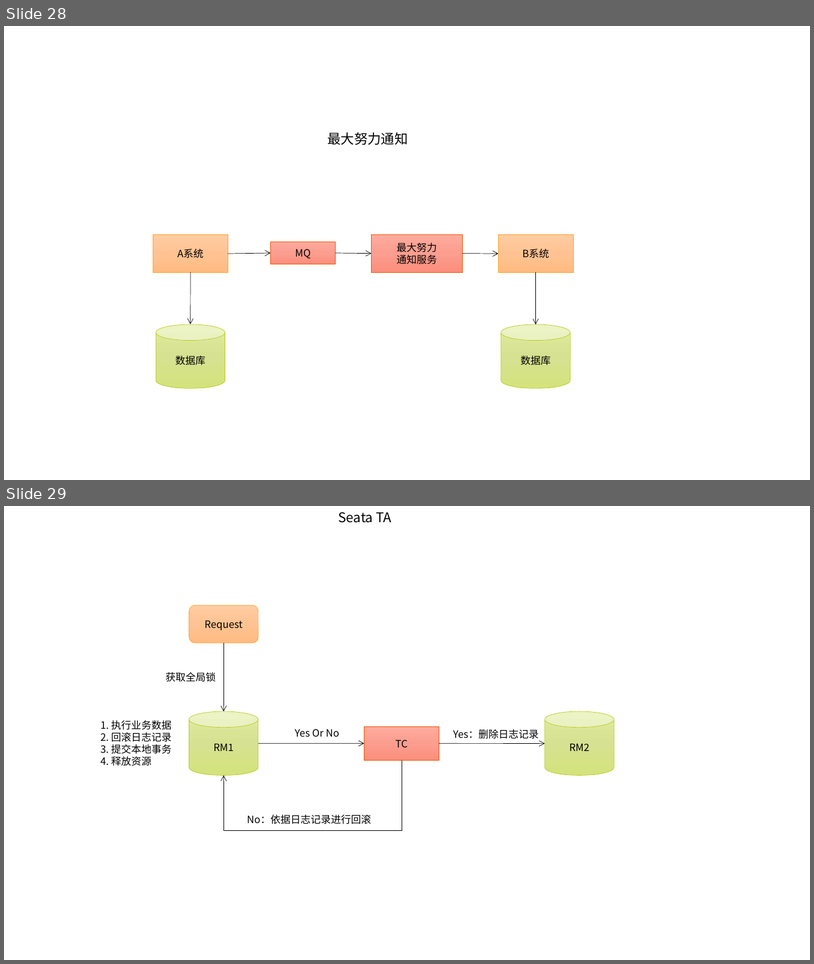
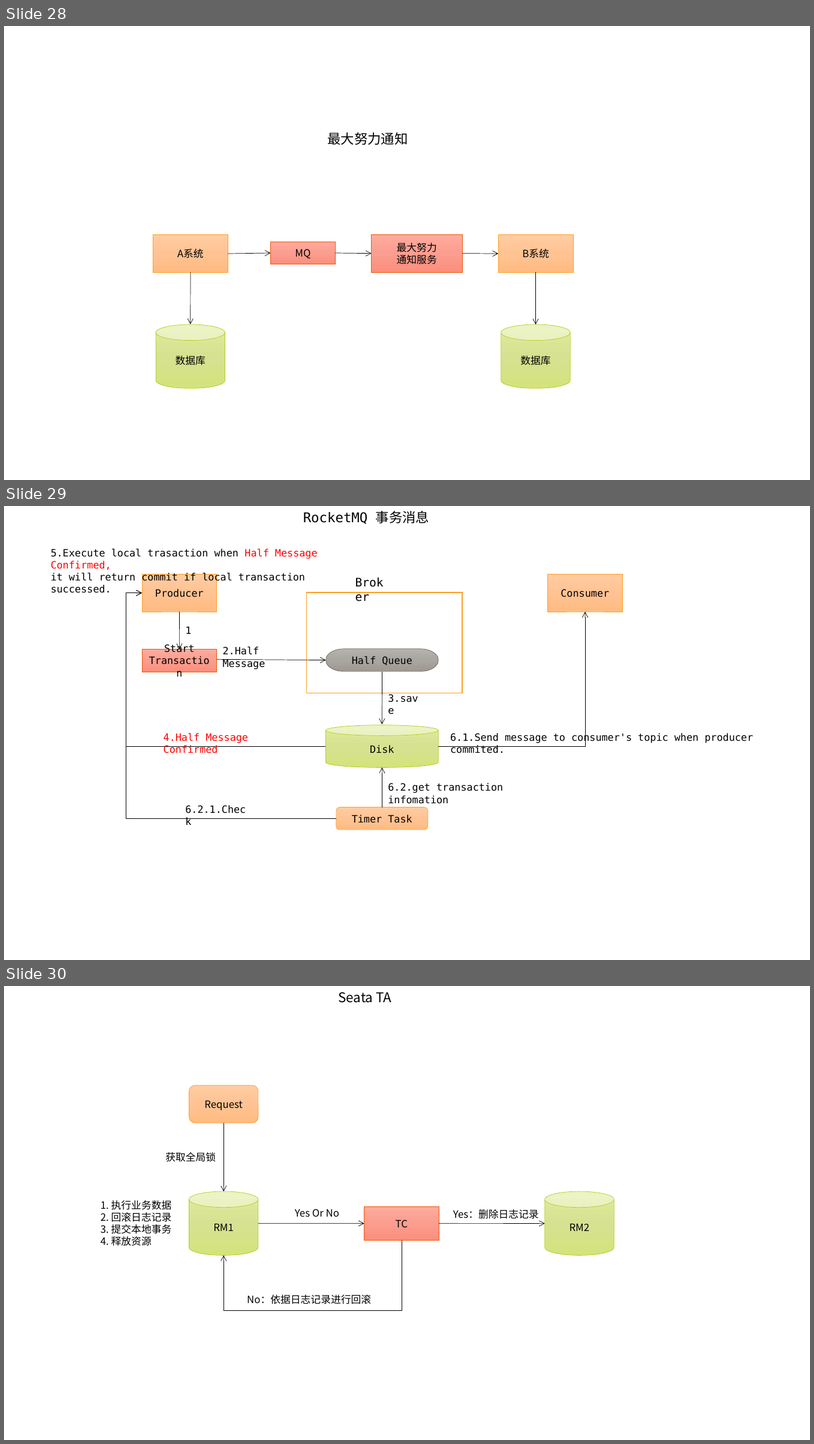
Before and after one commit to rkzlym/keith-book, a slide deck: docs/Image.pptx. Shown one above the other, each under a label of ours: slides 28 and 29 before the commit, slides 28, 29 and 30 after it. The pictures are 814x964 and 814x1444 pixels, drawn with LibreOffice and Linux fonts; fonts in the diff are those of the drawing. Boxes give left, top, right and bottom in pixels: in the first picture for what was removed or moved away, otherwise in the second. Text is boxed around its words. In the diff, an @@ line names an element or a change of style, - is before the commit and + after.

```diff
--- a/docs/Image.pptx
+++ b/docs/Image.pptx
@@ slide 29 added at [4, 506, 810, 960], background #FFFFFF @@
@@ text added at [303, 511, 429, 524], 16 pt, text #000000 @@
+RocketMQ 事务消息
@@ text added at [51, 549, 318, 593], 12 pt, text #000000 @@
+5.Execute local trasaction when Half Message Confirmed,
+it will return commit if local transaction successed.
@@ rectangle added at [142, 574, 217, 611], fill gradient #FFCDA3 to #FFC494 to #FFBC81, outline #FDA023 0.5 pt, 12 pt, text #000000 @@
+Producer
@@ text added at [350, 572, 393, 592], 14 pt, text #000000 @@
+Broker
@@ rectangle added at [548, 574, 623, 611], fill gradient #FFCDA3 to #FFC494 to #FFBC81, outline #FDA023 0.5 pt, 12 pt, text #000000 @@
+Consumer
@@ elbow arrow added from (326, 746) to (142, 593), #000000 0.5 pt @@
@@ elbow arrow added from (336, 818) to (142, 593), #000000 0.5 pt @@
@@ rectangle added at [306, 592, 462, 693], fill #FFFFFF, outline #FDA023 1 pt @@
@@ arrow added from (179, 612) to (179, 649), #000000 0.5 pt @@
@@ elbow arrow added from (439, 746) to (585, 612), #000000 0.5 pt @@
@@ text added at [185, 626, 191, 634], 12 pt, text #000000 @@
+1
@@ rectangle added at [142, 649, 217, 672], fill gradient #FFAB9E to #FC9F90 to #FD8E7C, outline #EB5605 0.5 pt, 12 pt, text #000000 @@
+Start Transaction
@@ text added at [223, 646, 266, 669], 12 pt, text #000000 @@
+2.Half Message
@@ pill shape added at [326, 649, 438, 671], fill gradient #B6B2AD to #ABA6A1 to #9E9891, outline #71685C 0.5 pt, 12 pt, text #000000 @@
+Half Queue
@@ arrow added from (217, 659) to (326, 660), #000000 0.5 pt @@
@@ arrow added from (382, 672) to (382, 724), #000000 0.5 pt @@
@@ text added at [388, 694, 418, 702], 12 pt, text #000000 @@
+3.save
@@ text added at [164, 733, 248, 753], 12 pt, text #FF0000 @@
+4.Half Message Confirmed
@@ cylinder added at [326, 725, 438, 768], fill gradient #E1ED9E to #D6E391 to #D5E47C, outline #B9CA1A 0.5 pt, 12 pt, text #000000 @@
+Disk
@@ text added at [450, 733, 753, 753], 12 pt, text #000000 @@
+6.1.Send message to consumer's topic when producer commited.
@@ arrow added from (382, 807) to (382, 768), #000000 0.5 pt @@
@@ text added at [388, 783, 503, 804], 12 pt, text #000000 @@
+6.2.get transaction infomation
@@ text added at [185, 805, 246, 813], 12 pt, text #000000 @@
+6.2.1.Check
@@ rounded rectangle added at [337, 807, 429, 829], fill gradient #FFCDA3 to #FFC494 to #FFBC81, outline #FDA023 0.5 pt, 12 pt, text #000000 @@
+Timer Task
@@ what was slide 29 is now slide 30 @@
```
Also in this commit, not shown: 1 slide changed, 18 other files.
